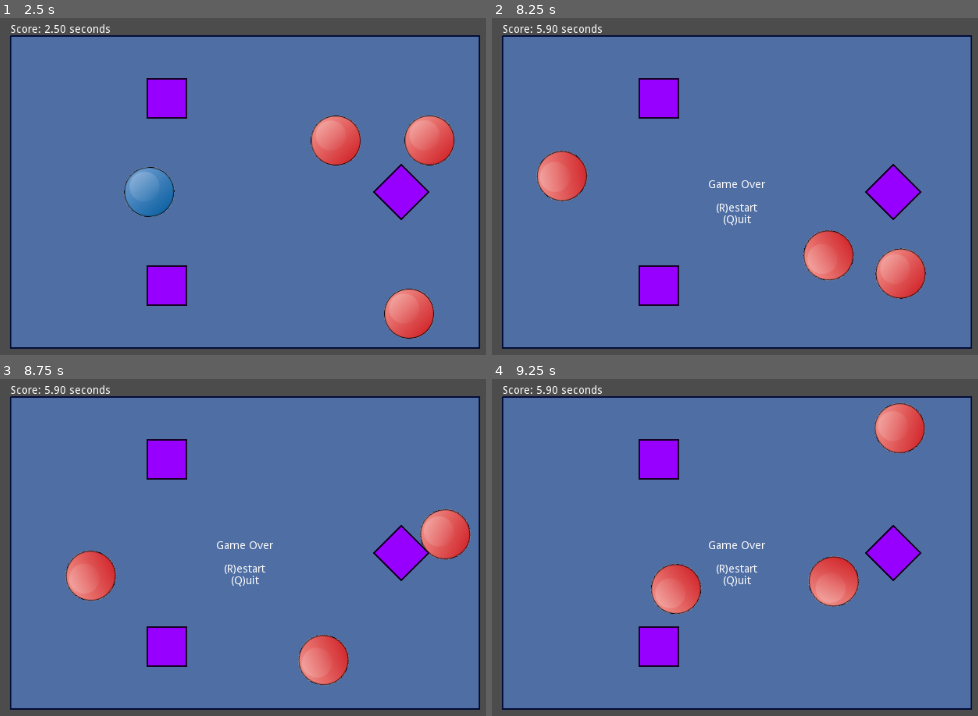
Above: before the commit, frames 1-4 (two rows, left to right).
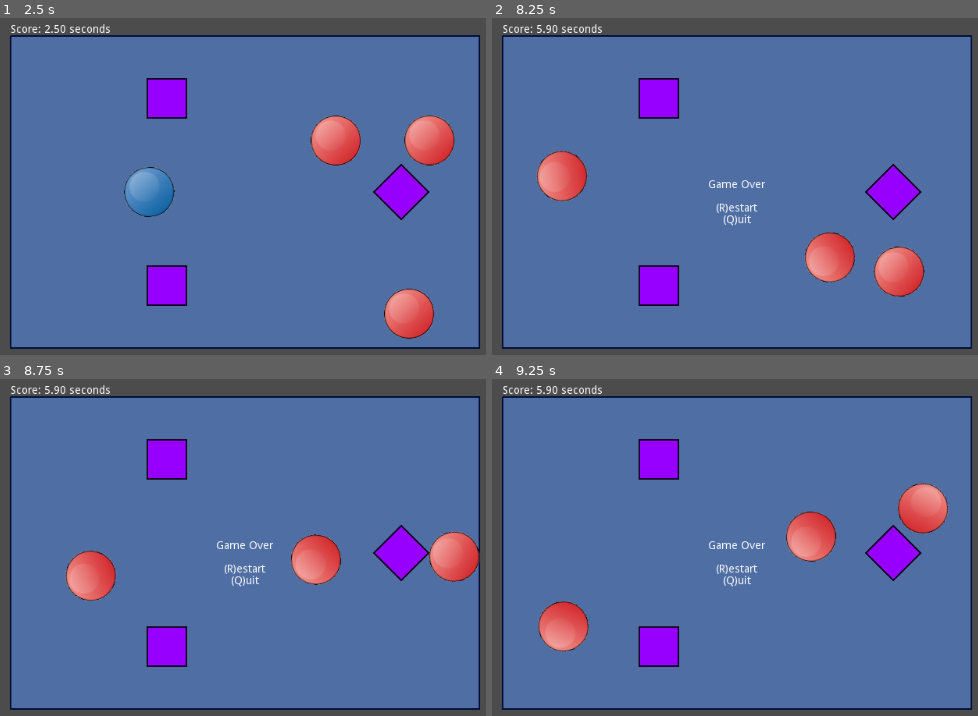
Above: after the commit, the same moments.

Repository: danieljohnson2/Bouncy
Game: Godot game, scene res://Bouncy.tscn
Two runs of this game, one before a commit and one after it. Both use one fixed random seed, a clock stepped at 60 frames per second and the inputs below.
Inputs:
- Up to frame 1 (2.5 s): hold Up (ui_up) 0.53-2.03 s; hold Left (ui_left) from 2.03 s (still down)
- Up to frame 2 (8.25 s): release Left (ui_left) at 3.53 s; hold Down (ui_down) 3.53-4.28 s; tap R (ui_restart) at 4.15 s; hold Right (ui_right) 4.28-5.03 s; hold Up (ui_up) 5.03-5.78 s; hold Right (ui_right) 5.78-8.03 s; hold Down (ui_down) from 8.03 s (still down)
- Up to frame 3 (8.75 s): keep holding Down (ui_down)
- Up to frame 4 (9.25 s): release Down (ui_down) at 8.78 s; hold Left (ui_left) from 8.78 s (still down)

Frame 1 is identical in both runs. In frame 2, 0.6% of the frame differs, in the area x 11-90%, y 41-84%; in frame 3, 4.4%; in frame 4, 7.4%, in the area x 9-95%, y 7-82%.

Commit message:
Separate background and its invisible walls into its own scene

Diff:
--- a/Bouncy.tscn
+++ b/Bouncy.tscn
@@ -1,12 +1,13 @@
-[gd_scene load_steps=6 format=2]
+[gd_scene load_steps=7 format=2]
 
 [ext_resource path="res://Score.gd" type="Script" id=1]
-[ext_resource path="res://Player.gd" type="Script" id=2]
-[ext_resource path="res://Ball.png" type="Texture" id=3]
-[ext_resource path="res://Nemesis.tscn" type="PackedScene" id=4]
-[ext_resource path="res://Obstacle.tscn" type="PackedScene" id=5]
+[ext_resource path="res://Playfield.tscn" type="PackedScene" id=2]
+[ext_resource path="res://Obstacle.tscn" type="PackedScene" id=3]
+[ext_resource path="res://Player.gd" type="Script" id=4]
+[ext_resource path="res://Ball.png" type="Texture" id=5]
+[ext_resource path="res://Nemesis.tscn" type="PackedScene" id=6]
 
-[node name="Root" type="Node2D"]
+[node name="Root" type="Node2D" index="0"]
 
 [node name="Camera2D" type="Camera2D" parent="." index="0"]
 
@@ -56,26 +57,29 @@
 max_lines_visible = -1
 script = ExtResource( 1 )
 
-[node name="Playfield" type="Polygon2D" parent="." index="2" groups=[
-"playfield",
-]]
+[node name="Node2D" type="Node2D" parent="." index="2"]
 
 position = Vector2( -300, -200 )
-polygon = PoolVector2Array( 0, 0, 600, 0, 600, 400, 0, 400 )
-uv = PoolVector2Array(  )
-color = Color( 0.310303, 0.431593, 0.640625, 1 )
-vertex_colors = PoolColorArray(  )
-offset = Vector2( 0, 0 )
-antialiased = false
-texture = null
-texture_offset = Vector2( 0, 0 )
-texture_scale = Vector2( 1, 1 )
-texture_rotation_degrees = 0.0
-invert_enable = false
-invert_border = 100.0
-_sections_unfolded = [ "Margin", "Mouse", "Rect", "Transform" ]
+_sections_unfolded = [ "Transform" ]
 
-[node name="Ball" type="RigidBody2D" parent="Playfield" index="0" groups=[
+[node name="Playfield" parent="Node2D" index="0" instance=ExtResource( 2 )]
+
+editor/display_folded = false
+
+[node name="Obstacle" parent="Node2D/Playfield" index="2" instance=ExtResource( 3 )]
+
+position = Vector2( 500, 200 )
+rotation = 0.785398
+
+[node name="Obstacle2" parent="Node2D/Playfield" index="3" instance=ExtResource( 3 )]
+
+position = Vector2( 200, 80 )
+
+[node name="Obstacle3" parent="Node2D/Playfield" index="4" instance=ExtResource( 3 )]
+
+position = Vector2( 200, 320 )
+
+[node name="Ball" type="RigidBody2D" parent="Node2D" index="1" groups=[
 "player",
 ]]
 
@@ -99,71 +103,34 @@
 linear_damp = 0.0
 angular_velocity = 0.0
 angular_damp = 1.0
-script = ExtResource( 2 )
+script = ExtResource( 4 )
 _sections_unfolded = [ "Angular", "Linear", "Offset", "Pickable", "Transform", "Visibility" ]
 acceleration = 250
 fast_acceleration = 750
 
-[node name="CollisionPolygon2D" type="CollisionPolygon2D" parent="Playfield/Ball" index="0"]
+[node name="CollisionPolygon2D" type="CollisionPolygon2D" parent="Node2D/Ball" index="0"]
 
 position = Vector2( -32, -32 )
 build_mode = 0
 polygon = PoolVector2Array( 0, 32, 8, 8, 32.6198, 0.118813, 56, 8, 64, 32, 56, 56, 32, 64, 8, 56 )
 _sections_unfolded = [ "Transform" ]
 
-[node name="Sprite" type="Sprite" parent="Playfield/Ball" index="1"]
+[node name="Sprite" type="Sprite" parent="Node2D/Ball" index="1"]
 
-texture = ExtResource( 3 )
+texture = ExtResource( 5 )
 
-[node name="Nemesis" parent="Playfield" index="1" instance=ExtResource( 4 )]
+[node name="Nemesis" parent="Node2D" index="2" instance=ExtResource( 6 )]
 
 editor/display_folded = true
 position = Vector2( 400, 200 )
 
-[node name="Nemesis2" parent="Playfield" index="2" instance=ExtResource( 4 )]
+[node name="Nemesis2" parent="Node2D" index="3" instance=ExtResource( 6 )]
 
 position = Vector2( 500, 80 )
 
-[node name="Nemesis3" parent="Playfield" index="3" instance=ExtResource( 4 )]
+[node name="Nemesis3" parent="Node2D" index="4" instance=ExtResource( 6 )]
 
 position = Vector2( 500, 320 )
-
-[node name="Invisible Walls" type="KinematicBody2D" parent="Playfield" index="4"]
-
-input_pickable = false
-collision_layer = 1
-collision_mask = 1
-collision/safe_margin = 0.08
-_sections_unfolded = [ "Transform" ]
-
-[node name="CollisionPolygon2D" type="CollisionPolygon2D" parent="Playfield/Invisible Walls" index="0"]
-
-build_mode = 0
-polygon = PoolVector2Array( 0, 0, 0, 400, 600, 400, 600, 0, 0, 0, -10, -10, 610, -10, 610, 410, -10, 410, -10, -10 )
-
-[node name="Obstacle" parent="Playfield" index="5" instance=ExtResource( 5 )]
-
-position = Vector2( 500, 200 )
-rotation = 0.785398
-scale = Vector2( 1, 1 )
-
-[node name="Obstacle2" parent="Playfield" index="6" instance=ExtResource( 5 )]
-
-position = Vector2( 200, 80 )
-
-[node name="Obstacle3" parent="Playfield" index="7" instance=ExtResource( 5 )]
-
-position = Vector2( 200, 320 )
-
-[node name="Line2D" type="Line2D" parent="Playfield" index="8"]
-
-points = PoolVector2Array( 0, 0, 600, 0, 600, 400, 0, 400, 0, 0 )
-width = 2.0
-default_color = Color( 0.0194702, 0.0539856, 0.226562, 1 )
-texture_mode = 288680736
-sharp_limit = 2.0
-round_precision = 8
-_sections_unfolded = [ "Fill" ]
 
 [node name="RichTextLabel" type="RichTextLabel" parent="." index="3" groups=[
 "gameover",
@@ -203,4 +170,4 @@
 override_selected_font_color = false
 _sections_unfolded = [ "BBCode", "Rect", "Visibility" ]
 
-[connection signal="body_entered" from="Playfield/Ball" to="Playfield/Ball" method="_on_Ball_body_entered"]
+[connection signal="body_entered" from="Node2D/Ball" to="Node2D/Ball" method="_on_Ball_body_entered"]
--- /dev/null
+++ b/Playfield.tscn
@@ -0,0 +1,41 @@
+[gd_scene format=2]
+
+[node name="Playfield" type="Polygon2D"]
+
+editor/display_folded = true
+polygon = PoolVector2Array( 0, 0, 600, 0, 600, 400, 0, 400 )
+uv = PoolVector2Array(  )
+color = Color( 0.310303, 0.431593, 0.640625, 1 )
+vertex_colors = PoolColorArray(  )
+offset = Vector2( 0, 0 )
+antialiased = false
+texture = null
+texture_offset = Vector2( 0, 0 )
+texture_scale = Vector2( 1, 1 )
+texture_rotation_degrees = 0.0
+invert_enable = false
+invert_border = 100.0
+_sections_unfolded = [ "Margin", "Mouse", "Rect", "Transform" ]
+
+[node name="Invisible Walls" type="KinematicBody2D" parent="." index="0"]
+
+input_pickable = false
+collision_layer = 1
+collision_mask = 1
+collision/safe_margin = 0.08
+_sections_unfolded = [ "Transform" ]
+
+[node name="CollisionPolygon2D" type="CollisionPolygon2D" parent="Invisible Walls" index="0"]
+
+build_mode = 0
+polygon = PoolVector2Array( 0, 0, 0, 400, 600, 400, 600, 0, 0, 0, -10, -10, 610, -10, 610, 410, -10, 410, -10, -10 )
+
+[node name="Line2D" type="Line2D" parent="." index="1"]
+
+points = PoolVector2Array( 0, 0, 600, 0, 600, 400, 0, 400, 0, 0 )
+width = 2.0
+default_color = Color( 0.0194702, 0.0539856, 0.226562, 1 )
+texture_mode = 288680736
+sharp_limit = 2.0
+round_precision = 8
+_sections_unfolded = [ "Fill" ]
